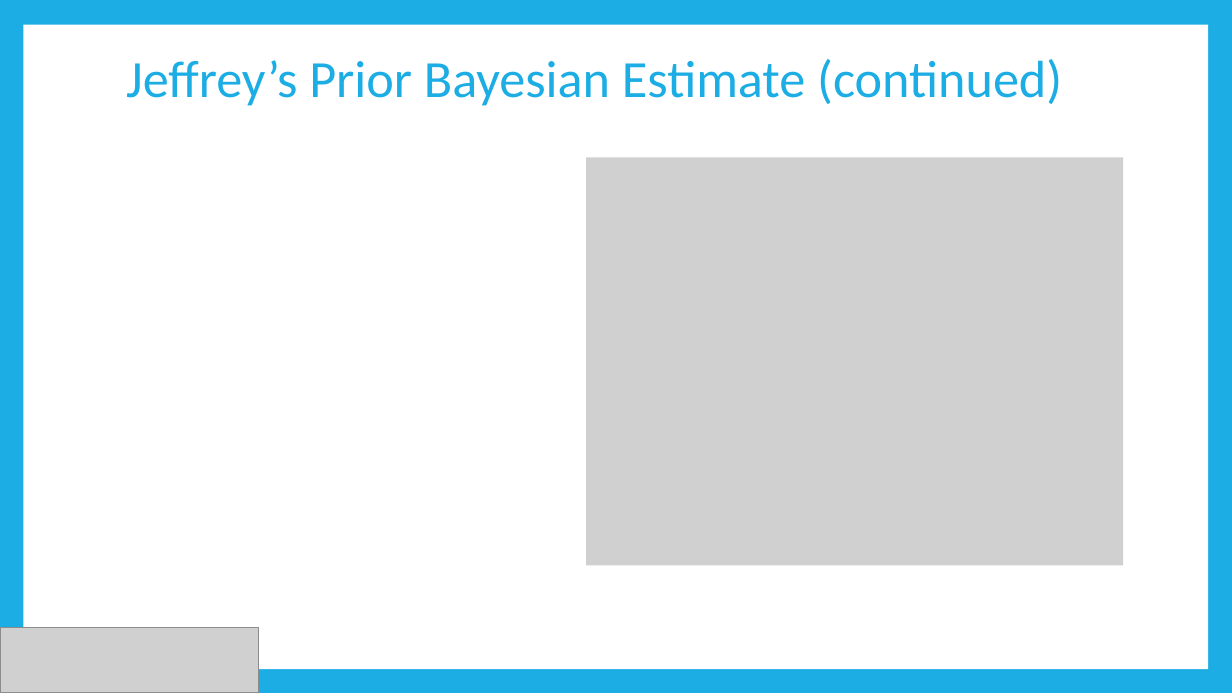
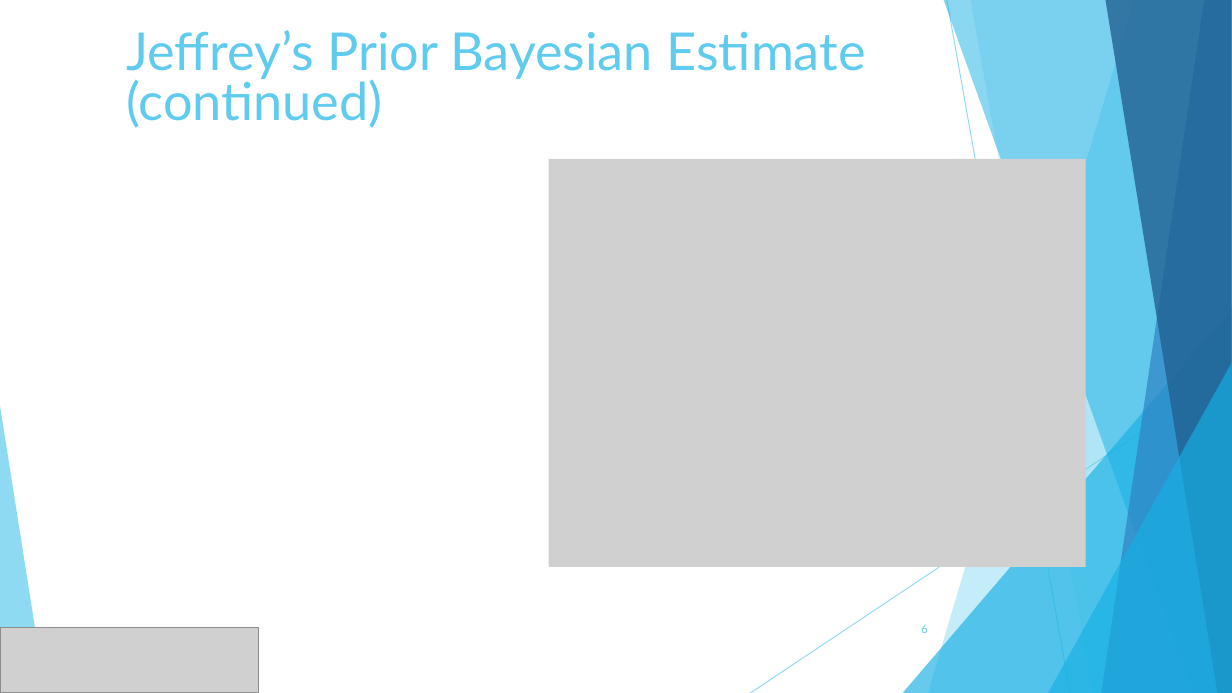
Before and after one commit to dsasson48/estimators_222, a slide deck: slide 6 of 222_presentation.pptx. Drawn at 1232x693 pixels with LibreOffice and Linux fonts; fonts in the diff are those of the drawing; grey boxes stand for pictures. Boxes give left, top, right and bottom in pixels: in the first picture for what was removed or moved away, otherwise in the second. Text is boxed around its words. In the diff, an @@ line names an element or a change of style, - is before the commit and + after.

```diff
--- a/222_presentation.pptx
+++ b/222_presentation.pptx
@@ background #1CADE4 to #FFFFFF @@
@@ rectangle removed at bbox=[23, 25, 1208, 669] @@
@@ text "Jeffrey’s Prior Bayesian Estimate (continued)" at bbox=[126, 30, 865, 128]: font Calibri to Lato, text colour #1CADE4 to #5FCBEF; line spacing 0.9 to 0.8 @@
@@ picture: place and size @@
-picture at bbox=[586, 157, 1123, 566]
+picture at bbox=[549, 159, 1086, 567]
@@ group added at bbox=[0, 0, 1232, 693]: 5 freeform shapes, 3 triangles, 2 lines @@
@@ page number added at bbox=[921, 624, 928, 633], 9 pt, text #5FCBEF @@
+6
```
Also in this commit, not shown: 12 other slides changed, 1 slide added, 1 slide removed.
